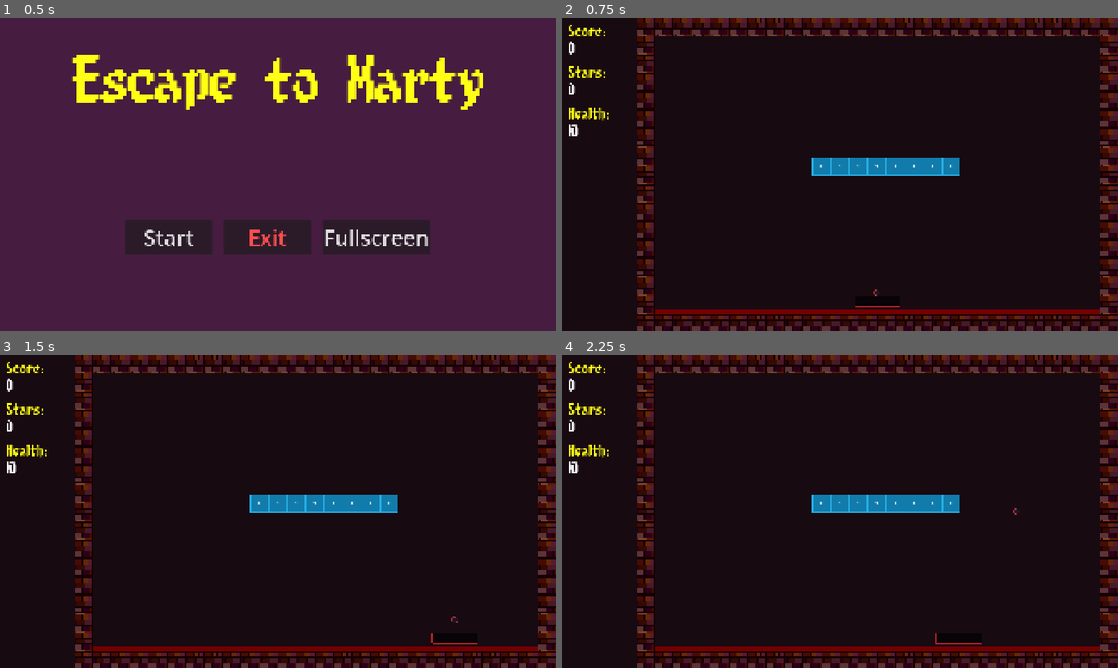
Above: before the commit, frames 1-4 (two rows, left to right).
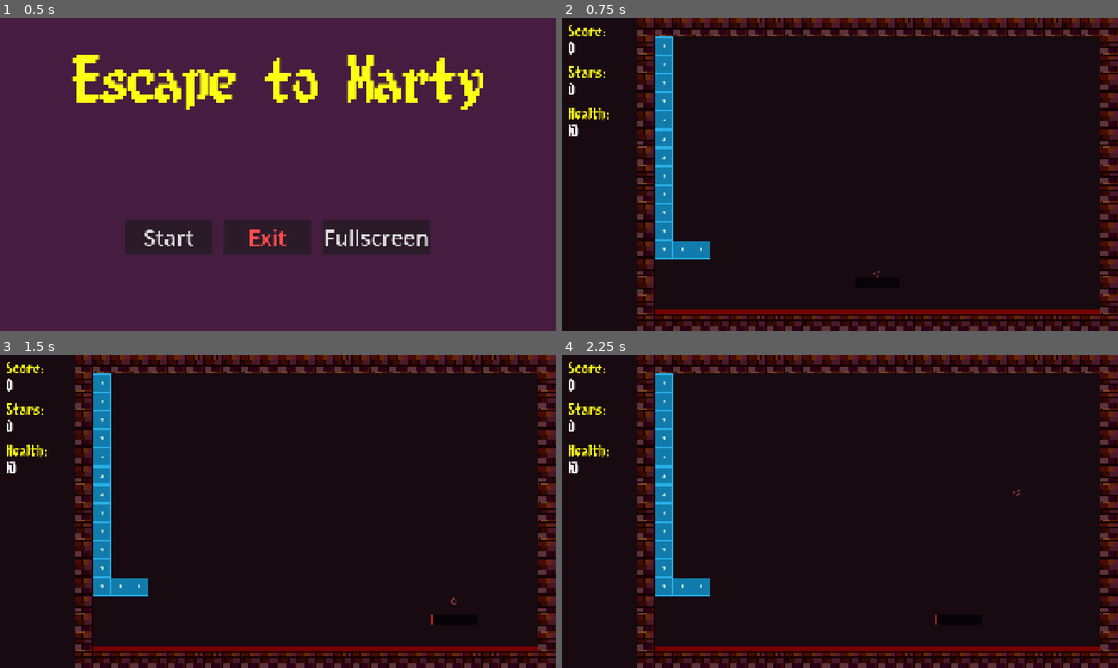
Above: after the commit, the same moments.

Repository: lostpoet999/escape_to_marty
Game: Godot game, scene res://scenes_and_scripts/ui_main_menu/main_menu.tscn
The game is run twice, just before and just after one commit, with the same random seed, the same clock (stepped at 60 frames per second) and the same inputs.
Inputs (mouse positions are in pixels of both pictures, inside the frame that each line leads up to):
- Up to frame 1 (0.5 s): no input
- Up to frame 2 (0.75 s): click "Start" at 0.5 s
- Up to frame 3 (1.5 s): tap Enter at 1.25 s; move the mouse to (305, 511) at 1.27 s; hold Tab (click_mode_toggle) from 1.28 s (still down); click (305, 511) at 1.42 s
- Up to frame 4 (2.25 s): move the mouse to (812, 511) at 2.02 s; release Tab (click_mode_toggle) at 2.03 s; click (812, 511) at 2.1 s

Frame 1 is identical in both runs. In frame 2, 4.3% of the frame differs, in the area x 16-72%, y 5-93%; in frame 3, 4.3%, in the area x 16-86%, y 5-93%; in frame 4, 4.3%.

Commit message:
feat: data setup for floor traversal (WIP)

Diff:
--- /dev/null
+++ b/scenes_and_scripts/levels/brick_layout.gd
@@ -0,0 +1 @@
+class_name BrickLayout extends Resource
--- /dev/null
+++ b/scenes_and_scripts/levels/floor_data.gd
@@ -0,0 +1,8 @@
+class_name FloorData extends Resource
+
+@export var floor_id: int
+@export var floor_name: String
+@export var room_entries: Array[RoomEntry]
+@export var grid_size: Vector2i = Vector2i(5,5)
+@export var show_mini_map: bool
+@export var starting_room: int
--- a/scenes_and_scripts/levels/level_01.tscn
+++ b/scenes_and_scripts/levels/level_01.tscn
@@ -54,28 +54,46 @@
 metadata/_edit_lock_ = true
 
 [node name="BlueBrick" parent="PlayArea/Bricks" unique_id=887021685 instance=ExtResource("6_7jbmx")]
-position = Vector2(960, 640)
+position = Vector2(416, 224)
 
 [node name="BlueBrick2" parent="PlayArea/Bricks" unique_id=1467209203 instance=ExtResource("6_7jbmx")]
-position = Vector2(1024, 640)
+position = Vector2(416, 288)
 
 [node name="BlueBrick3" parent="PlayArea/Bricks" unique_id=277885668 instance=ExtResource("6_7jbmx")]
-position = Vector2(1088, 640)
+position = Vector2(416, 352)
 
 [node name="BlueBrick4" parent="PlayArea/Bricks" unique_id=771235592 instance=ExtResource("6_7jbmx")]
-position = Vector2(1152, 640)
+position = Vector2(416, 416)
 
 [node name="BlueBrick5" parent="PlayArea/Bricks" unique_id=223027946 instance=ExtResource("6_7jbmx")]
-position = Vector2(1216, 640)
+position = Vector2(416, 480)
 
 [node name="BlueBrick6" parent="PlayArea/Bricks" unique_id=602918457 instance=ExtResource("6_7jbmx")]
-position = Vector2(1280, 640)
+position = Vector2(416, 544)
 
 [node name="BlueBrick7" parent="PlayArea/Bricks" unique_id=1915143542 instance=ExtResource("6_7jbmx")]
-position = Vector2(1344, 640)
+position = Vector2(416, 608)
 
 [node name="BlueBrick8" parent="PlayArea/Bricks" unique_id=1074371901 instance=ExtResource("6_7jbmx")]
-position = Vector2(1408, 640)
+position = Vector2(416, 672)
+
+[node name="BlueBrick9" parent="PlayArea/Bricks" unique_id=1252558588 instance=ExtResource("6_7jbmx")]
+position = Vector2(416, 736)
+
+[node name="BlueBrick10" parent="PlayArea/Bricks" unique_id=382302425 instance=ExtResource("6_7jbmx")]
+position = Vector2(416, 800)
+
+[node name="BlueBrick12" parent="PlayArea/Bricks" unique_id=939380409 instance=ExtResource("6_7jbmx")]
+position = Vector2(416, 864)
+
+[node name="BlueBrick13" parent="PlayArea/Bricks" unique_id=862084267 instance=ExtResource("6_7jbmx")]
+position = Vector2(416, 928)
+
+[node name="BlueBrick14" parent="PlayArea/Bricks" unique_id=383041487 instance=ExtResource("6_7jbmx")]
+position = Vector2(480, 928)
+
+[node name="BlueBrick15" parent="PlayArea/Bricks" unique_id=1260110761 instance=ExtResource("6_7jbmx")]
+position = Vector2(544, 928)
 
 [node name="Walls" type="Node2D" parent="PlayArea" unique_id=76639453]
 position = Vector2(-249, 32)
@@ -379,8 +397,8 @@
 anchor_bottom = 0.5
 
 [node name="Paddle" parent="." unique_id=146319671 instance=ExtResource("1_sd3qt")]
-position = Vector2(1088, 978)
+position = Vector2(1088, 913)
 scale = Vector2(1.3, 1)
 
 [node name="Ball" parent="." unique_id=776217501 instance=ExtResource("2_jgvlq")]
-position = Vector2(1088, 949)
+position = Vector2(1088, 884)
--- /dev/null
+++ b/scenes_and_scripts/levels/room_entry.gd
@@ -0,0 +1,16 @@
+class_name  RoomEntry extends Resource
+
+enum room_types{starting_room,combat,shop,memory,free_item}
+
+@export var room_id: int
+@export var room_name: String
+@export var room_coords: Vector2i #most rooms in the floor will be in 5x5 grid so the player can see minimap
+@export var room_type: room_types
+@export var north_exit: int = -1
+@export var south_exit: int = -1
+@export var east_exit: int = -1
+@export var west_exit: int = -1
+@export var brick_layout: BrickLayout
+@export var spawn_plan: SpawnPlan
+
+#@export var exit_conditions: TBD **Note: might be another array of key items and/or flaggs. this field would accept multiple entries of what is required
--- /dev/null
+++ b/scenes_and_scripts/levels/spawn_plan.gd
@@ -0,0 +1 @@
+class_name SpawnPlan extends Resource
Not shown, added: scenes_and_scripts/levels/brick_layout.gd.uid
Not shown, added: scenes_and_scripts/levels/floor_data.gd.uid
Not shown, added: scenes_and_scripts/levels/room_entry.gd.uid
Not shown, added: scenes_and_scripts/levels/spawn_plan.gd.uid
Not shown, changed: documents/level_grid_system.md
